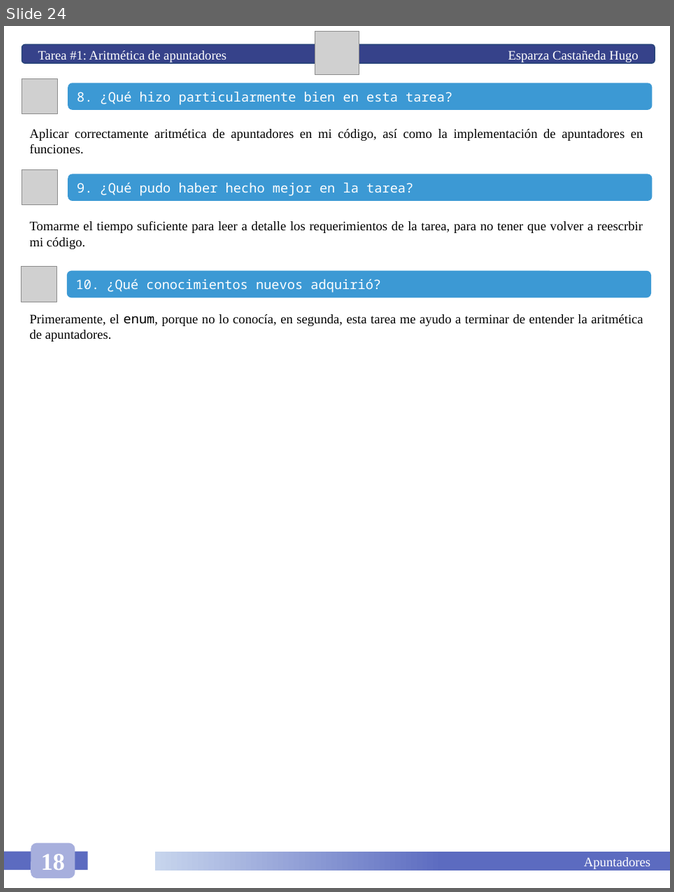
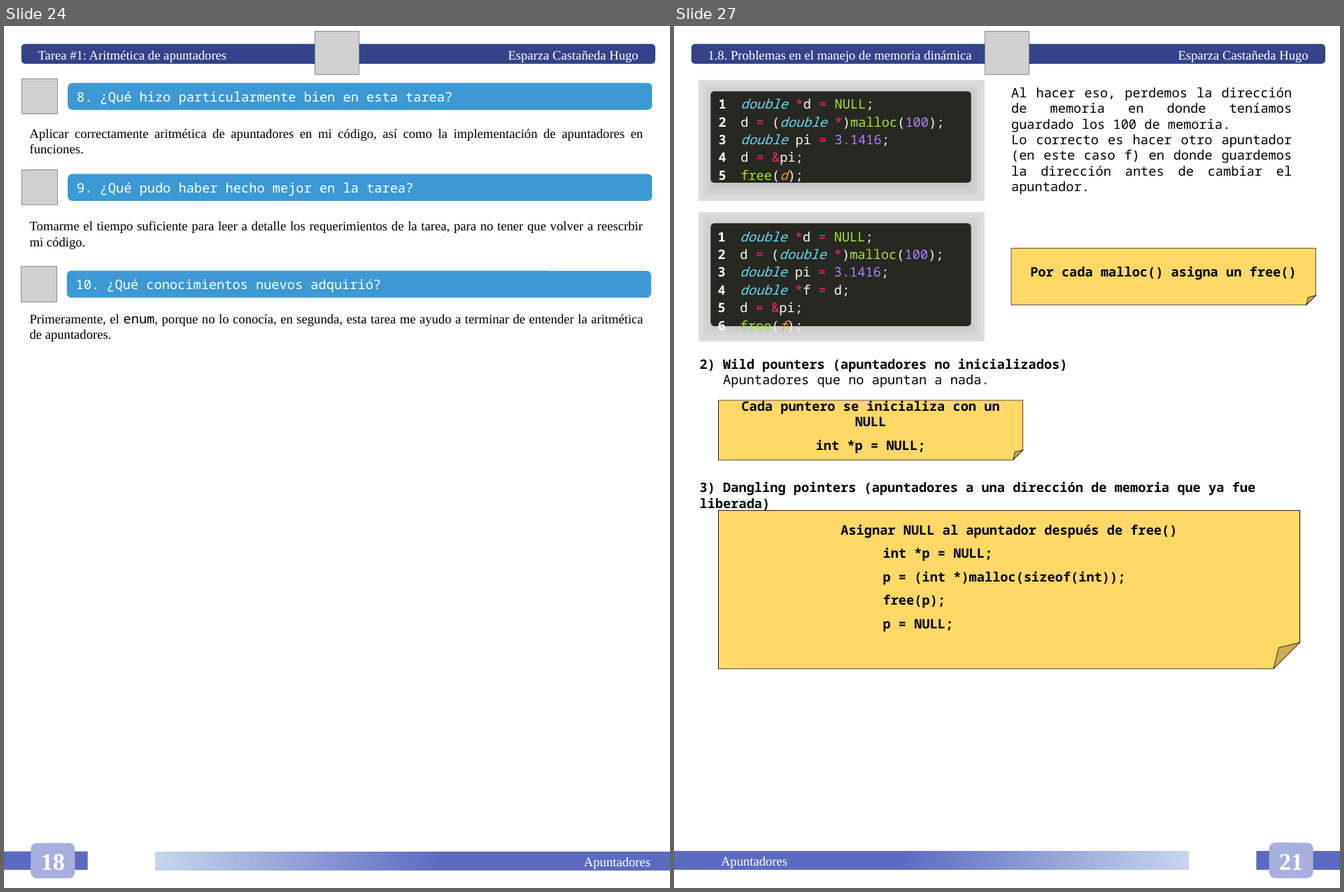
Before and after one commit to HugoEsparzaC/Libreta-Estructuras-II, a slide deck: Estructuras de Datos II.pptx. Shown side by side, each under a label of ours: slide 24 before the commit, slides 24 and 27 after it; the slides between them are not shown. The pictures are 674x892 and 1344x892 pixels, drawn with LibreOffice and Linux fonts; fonts in the diff are those of the drawing; grey boxes stand for pictures. Boxes give left, top, right and bottom in pixels: in the first picture for what was removed or moved away, otherwise in the second. Text is boxed around its words. In the diff, an @@ line names an element or a change of style, - is before the commit and + after.

```diff
--- a/Estructuras de Datos II.pptx
+++ b/Estructuras de Datos II.pptx
@@ slide 27 added at [674, 26, 1340, 888], background #FFFFFF @@
@@ rounded rectangle added at [692, 45, 1326, 64], fill #36428A, outline #28457A 1 pt, 12 pt, text #FFFFFF @@
+1.8. Problemas en el manejo de memoria dinámica Esparza Castañeda Hugo
@@ picture added at [986, 31, 1029, 74] @@
@@ rectangle added at [698, 80, 986, 201], fill gradient #7B7B7B to #BCBCBC to #DEDEDE to #FFFFFF @@
@@ text added at [1011, 87, 1293, 195], 12 pt, text #000000 @@
+Al hacer eso, perdemos la dirección de memoria en donde teníamos guardado los 100 de memoria.
+Lo correcto es hacer otro apuntador (en este caso f) en donde guardemos la dirección antes de cambiar el apuntador.
@@ rounded rectangle added at [711, 91, 971, 182], fill #272822 @@
@@ table added at [711, 91, 971, 283], 1 rows, 2 columns @@
+1 / 2 / 3 / 4 / 5 | double *d = NULL; / d = (double *)malloc(100); / double pi = 3.1416; / d = &pi; / free(d);
@@ rectangle added at [698, 212, 986, 341], fill gradient #7B7B7B to #BCBCBC to #DEDEDE to #FFFFFF @@
@@ table added at [710, 223, 970, 338], 1 rows, 2 columns @@
+1 / 2 / 3 / 4 / 5 / 6 | double *d = NULL; / d = (double *)malloc(100); / double pi = 3.1416; / double *f = d; / d = &pi; / free(f);
@@ rounded rectangle added at [711, 223, 971, 326], fill #272822 @@
@@ folded corner added at [1011, 249, 1316, 305], fill #FFD966, outline #1E1F1C 0.5 pt, 12 pt, text #000000, bold @@
+Por cada malloc() asigna un free()
@@ text added at [700, 358, 1068, 388], 12 pt, text #000000, bold @@
+2) Wild pounters (apuntadores no inicializados)
+Apuntadores que no apuntan a nada.
@@ folded corner added at [719, 400, 1024, 460], fill #FFD966, outline #1E1F1C 0.5 pt, 12 pt, text #000000, bold @@
+Cada puntero se inicializa con un NULL
+int *p = NULL;
@@ text added at [700, 482, 1256, 496], 12 pt, text #000000, bold @@
+3) Dangling pointers (apuntadores a una dirección de memoria que ya fue liberada)
@@ folded corner added at [719, 510, 1300, 669], fill #FFD966, outline #1E1F1C 0.5 pt, 12 pt, text #000000, bold @@
+Asignar NULL al apuntador después de free()
+        int *p = NULL;
+        p = (int *)malloc(sizeof(int));
+        free(p);
+        p = NULL;
@@ rounded rectangle added at [1269, 843, 1313, 878], fill #A7AFDD, 22 pt, text #FFFFFF, bold @@
+21
@@ rectangle added at [674, 851, 1189, 870], fill gradient #5C6BC0 to #C7D5ED, 12 pt, text #FFFFFF @@
+Apuntadores
@@ rectangle added at [1256, 851, 1340, 870], fill #5C6BC0 @@
```
Also in this commit, not shown: 3 slides changed, 3 other slides added, 1 other file.
